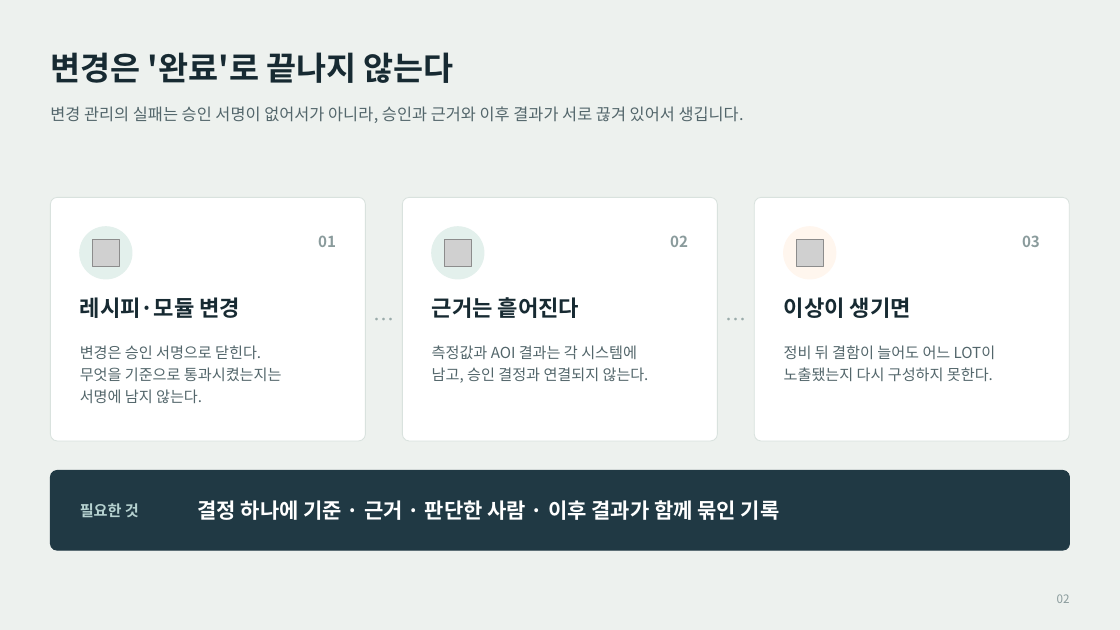
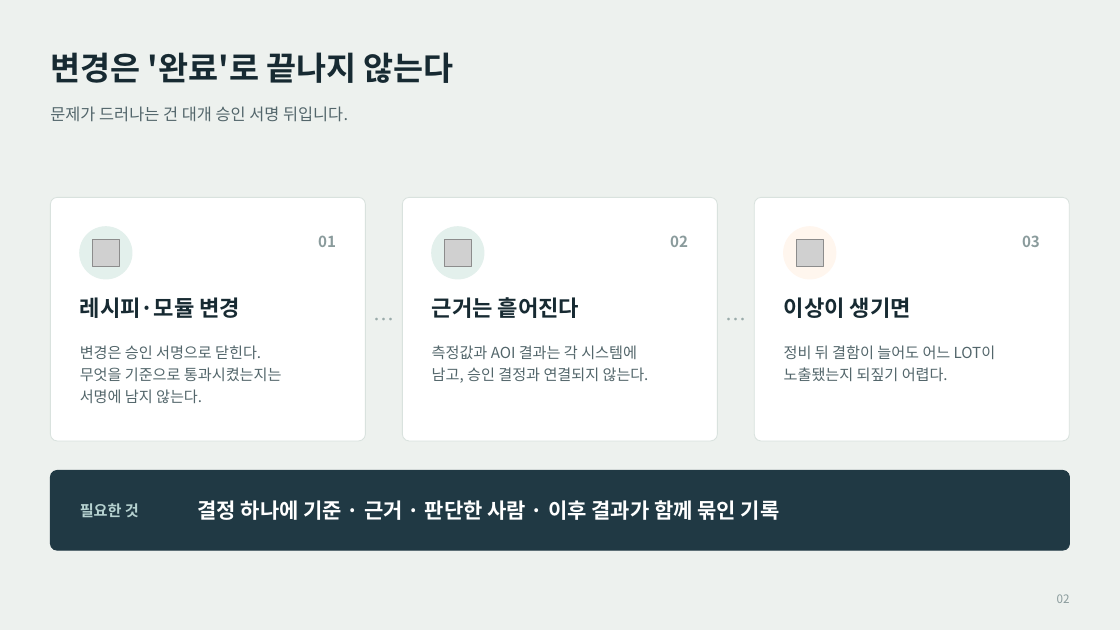
Before and after one commit to antvinas/FabAssure, a slide deck: slide 2 of portfolio/FabAssure-SKhynix.pptx. Drawn at 1120x630 pixels with LibreOffice and Linux fonts; fonts in the diff are those of the drawing; grey boxes stand for pictures. Boxes give left, top, right and bottom in pixels: in the first picture for what was removed or moved away, otherwise in the second. Text is boxed around its words. In the diff, an @@ line names an element or a change of style, - is before the commit and + after.

```diff
--- a/portfolio/FabAssure-SKhynix.pptx
+++ b/portfolio/FabAssure-SKhynix.pptx
@@ text at (50,106,348,122): text changed @@
-변경 관리의 실패는 승인 서명이 없어서가 아니라, 승인과 근거와 이후 결과가 서로 끊겨 있어서 생깁니다.
+문제가 드러나는 건 대개 승인 서명 뒤입니다.
@@ text at (784,367,948,381): text changed @@
-노출됐는지 다시 구성하지 못한다.
+노출됐는지 되짚기 어렵다.
```
Also in this commit, not shown: 9 other slides changed, 2 other files.
